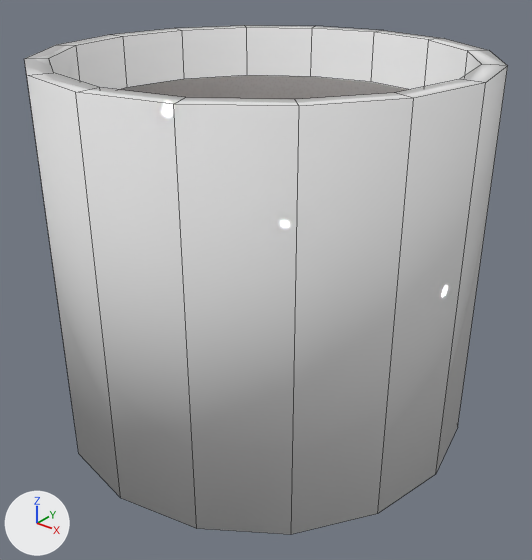
The Blender file packages/frontend/assets/world/avatar-accessories/mug/mug.blend, before and after one commit.
Camera for both pictures: a 50 mm lens placed at (0.0819, -0.1018, 0.0904), pointed at (0.0022, -0.0022, 0.0286). The lights are fixed; the arrows at lower left show +X, +Y and +Z. The picture after the commit comes second. Mesh edges are drawn as thin lines.
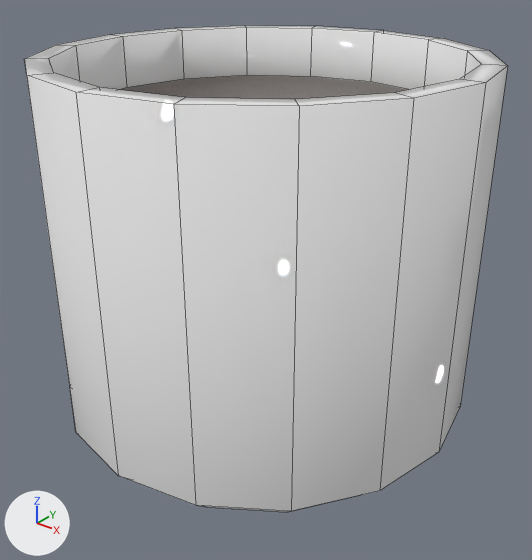
Changed parts and their boxes (x1, y1, x2, y2) in the pictures (532 x 560 px):
'Cylinder', modifiers changed: before (24, 25, 508, 534); after (24, 25, 508, 512)

What the commit changed:
Object 'Cylinder' (ob_cylinder) gains a BEVEL modifier named 'Bevel'.
Modifier setting: width = 0.005.
Modifier setting: width_pct = 0.005.
Modifier setting: limit_method = 'WEIGHT'.
Modifier setting: harden_normals = True.
